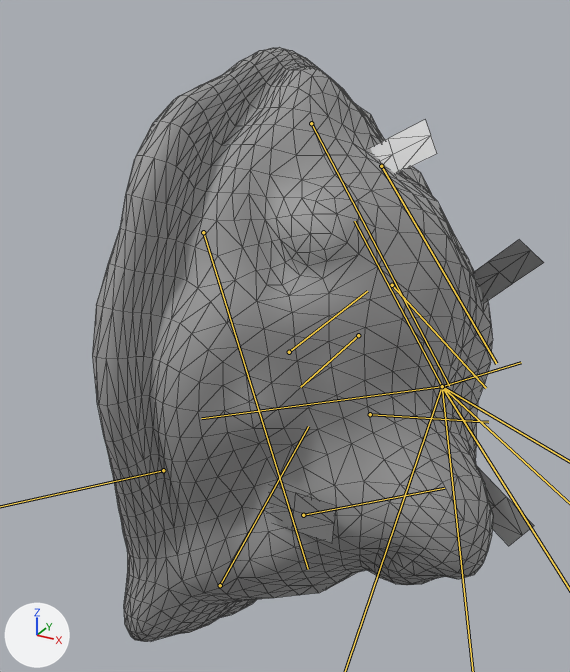
What one commit did to the FBX model Assets/Resources/Sims/Actors/Homunculi/Vanilmirth/Blender/FBX/Vanilmirth.fbx.
Camera for both pictures: a 50 mm camera at (0.382, -0.633, 0.334) aimed at (0.047, -0.025, 0.03). Arrows for +X, +Y and +Z are at lower left; the lights stay in place. Both versions are drawn at frame 1 of the action 'Root|MOTION_MOVE'; the numbers are the values there. The bones that change are drawn over the model as lines. Mesh edges are drawn as thin lines.

Names of what the first picture shows: 'Body', 'Cards'.
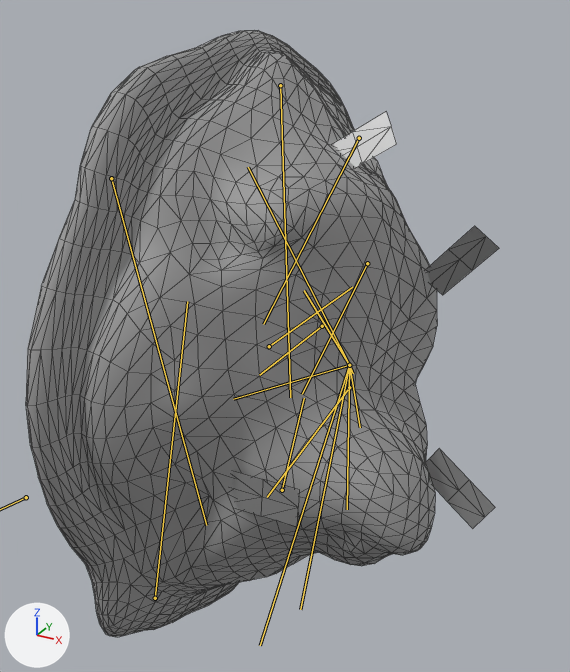
Changed parts and their boxes [x1, y1, x2, y2] in the pictures (570 x 672 px):
'Body', posed
    before: [92, 48, 493, 641]
    after: [26, 31, 437, 637]
'Cards', posed
    before: [269, 120, 544, 546]
    after: [232, 112, 499, 528]
bone 'brain', root to tip
    before: (358, 335) to (300, 387)
    after: (322, 326) to (259, 375)
bone 'bodyCenter', root to tip
    before: (289, 352) to (367, 291)
    after: (269, 346) to (352, 287)
bone 'bodyBack', root to tip
    before: (442, 386) to (201, 418)
    after: (349, 365) to (233, 399)
bone 'bodyBackBase', root to tip
    before: (392, 285) to (486, 388)
    after: (367, 263) to (302, 394)
bone 'bodyLeftBase', root to tip
    before: (303, 515) to (444, 488)
    after: (282, 490) to (304, 398)
bone 'bodyRight', root to tip
    before: (442, 386) to (521, 362)
    after: (349, 365) to (304, 290)
bone 'bodyRightBase', root to tip
    before: (311, 123) to (449, 386)
    after: (280, 85) to (290, 397)
bone 'bodyBackLeftBase', root to tip
    before: (370, 414) to (488, 422)
    after: (349, 387) to (267, 497)
bone 'bodyBackRight', root to tip
    before: (442, 386) to (354, 221)
    after: (349, 365) to (248, 167)
bone 'bodyBackRightBase', root to tip
    before: (381, 166) to (496, 363)
    after: (359, 138) to (263, 324)
bone 'bodyFrontRightBase', root to tip
    before: (203, 232) to (308, 569)
    after: (111, 178) to (206, 525)
bone 'bodyFrontLeftBase', root to tip
    before: (220, 585) to (308, 426)
    after: (155, 598) to (187, 301)

The edits, one by one:
Object 'Root' (bone_rig_object) moves from (-0.011, 0.0, 0.0) to (-0.03, 0.0, 0.0).
Object 'Root' (bone_rig_object) is rescaled from (0.1, 0.1, 0.096) to (0.1, 0.1, 0.09).
Bone 'brain' (bone_brain) moves from (0.0, 0.0, -0.09) to (0.0, 0.0, -0.25).
Bone 'brain' (bone_brain) is rescaled from (1.0, 1.0, 0.96) to (1.0, 1.0, 0.9).
Bone 'bodyCenter' (bone_bodycenter) turns from (0, 0, 0) to (1, 2, 0) degrees about its own x, y and z.
Bone 'bodyCenter' (bone_bodycenter) is rescaled from (1.0, 1.0, 0.82) to (1.0, 1.0, 0.5).
Bone 'bodyBack' (bone_bodyback) turns from (11, 0, 0) to (8, 0, 0) degrees about its own x, y and z.
Bone 'bodyBack' (bone_bodyback) is rescaled from (1.0, 0.94, 1.09) to (1.0, 0.65, 1.44).
Bone 'bodyBackBase' (bone_bodybackbase) turns from (12, 0, 0) to (41, 0, 0) degrees about its own x, y and z.
Bone 'bodyBackBase' (bone_bodybackbase) is rescaled from (1.0, 1.07, 0.92) to (1.0, 1.17, 1.19).
Bone 'bodyFront' (bone_bodyfront) turns from (-11, 0, 0) to (-10, 0, 0) degrees about its own x, y and z.
Bone 'bodyFront' (bone_bodyfront) is rescaled from (1.0, 0.94, 1.09) to (1.0, 0.62, 1.46).
Bone 'bodyFrontBase' (bone_bodyfrontbase) turns from (-12, 0, 0) to (-38, 0, 0) degrees about its own x, y and z.
Bone 'bodyFrontBase' (bone_bodyfrontbase) is rescaled from (1.0, 1.07, 0.92) to (1.0, 1.24, 1.1).
Bone 'bodyLeft' (bone_bodyleft) turns from (0, 7, -2) to (9, 7, -2) degrees about its own x, y and z.
Bone 'bodyLeft' (bone_bodyleft) is rescaled from (0.97, 0.98, 1.06) to (0.86, 0.89, 1.29).
Bone 'bodyLeftBase' (bone_bodyleftbase) turns from (8, 2, 3) to (23, 13, 4) degrees about its own x, y and z.
Bone 'bodyLeftBase' (bone_bodyleftbase) is rescaled from (0.94, 1.07, 0.97) to (0.89, 1.17, 1.11).
Bone 'bodyRight' (bone_bodyright) turns from (-2, -9, 2) to (6, -9, 1) degrees about its own x, y and z.
Bone 'bodyRight' (bone_bodyright) is rescaled from (0.97, 0.97, 1.08) to (0.83, 0.88, 1.32).
Bone 'bodyRightBase' (bone_bodyrightbase) turns from (9, -3, -3) to (24, -19, -3) degrees about its own x, y and z.
Bone 'bodyRightBase' (bone_bodyrightbase) is rescaled from (0.94, 1.06, 0.98) to (0.94, 1.09, 1.06).
Bone 'bodyBackLeft' (bone_bodybackleft) turns from (4, 11, -2) to (8, 7, -6) degrees about its own x, y and z.
Bone 'bodyBackLeft' (bone_bodybackleft) is rescaled from (0.94, 1.0, 1.09) to (0.65, 1.0, 1.44).
Bone 'bodyBackLeftBase' (bone_bodybackleftbase) turns from (10, 5, 6) to (48, 34, 7) degrees about its own x, y and z.
Bone 'bodyBackLeftBase' (bone_bodybackleftbase) is rescaled from (1.0, 1.07, 0.91) to (1.02, 1.19, 1.2).
Bone 'bodyBackRight' (bone_bodybackright) turns from (4, -11, 2) to (9, -8, 6) degrees about its own x, y and z.
Bone 'bodyBackRight' (bone_bodybackright) is rescaled from (0.94, 1.0, 1.09) to (0.64, 1.0, 1.45).
Bone 'bodyBackRightBase' (bone_bodybackrightbase) turns from (10, -5, -6) to (46, -33, -5) degrees about its own x, y and z.
Bone 'bodyBackRightBase' (bone_bodybackrightbase) is rescaled from (1.0, 1.07, 0.91) to (1.02, 1.23, 1.15).
Bone 'bodyFrontRight' (bone_bodyfrontright) turns from (-8, -4, 2) to (-3, -3, 7) degrees about its own x, y and z.
Bone 'bodyFrontRight' (bone_bodyfrontright) is rescaled from (0.99, 0.95, 1.08) to (0.98, 0.72, 1.38).
Bone 'bodyFrontRightBase' (bone_bodyfrontrightbase) turns from (6, -6, 2) to (49, -36, -26) degrees about its own x, y and z.
Bone 'bodyFrontRightBase' (bone_bodyfrontrightbase) is rescaled from (1.02, 0.99, 0.93) to (1.0, 1.04, 0.89).
Bone 'bodyFrontLeft' (bone_bodyfrontleft) turns from (-8, 4, -2) to (-2, 3, -7) degrees about its own x, y and z.
Bone 'bodyFrontLeft' (bone_bodyfrontleft) is rescaled from (0.99, 0.95, 1.08) to (0.98, 0.73, 1.37).
Bone 'bodyFrontLeftBase' (bone_bodyfrontleftbase) turns from (7, 6, -2) to (53, 37, 27) degrees about its own x, y and z.
Bone 'bodyFrontLeftBase' (bone_bodyfrontleftbase) is rescaled from (1.01, 0.99, 0.93) to (0.98, 1.04, 0.92).
